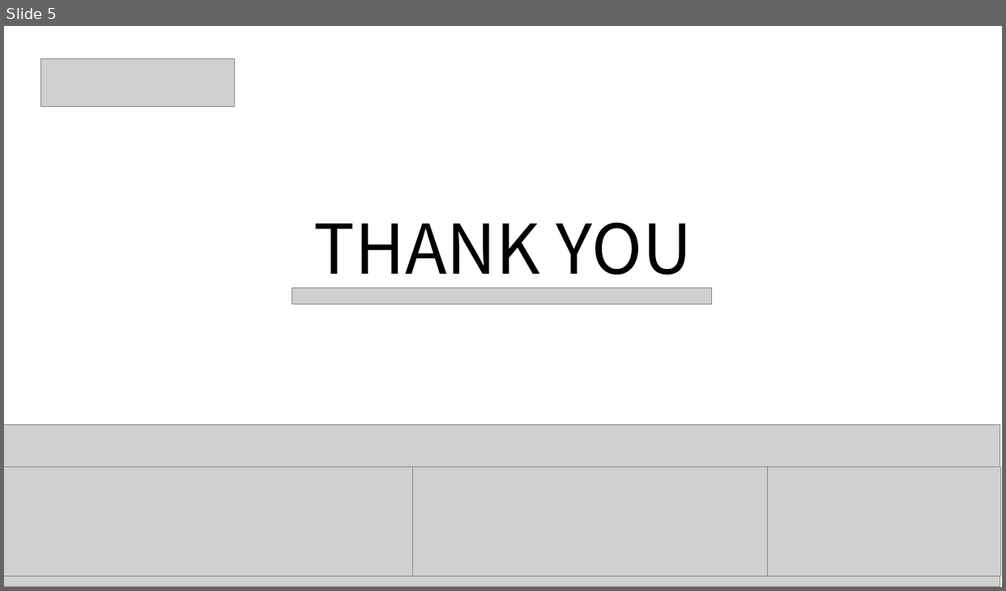
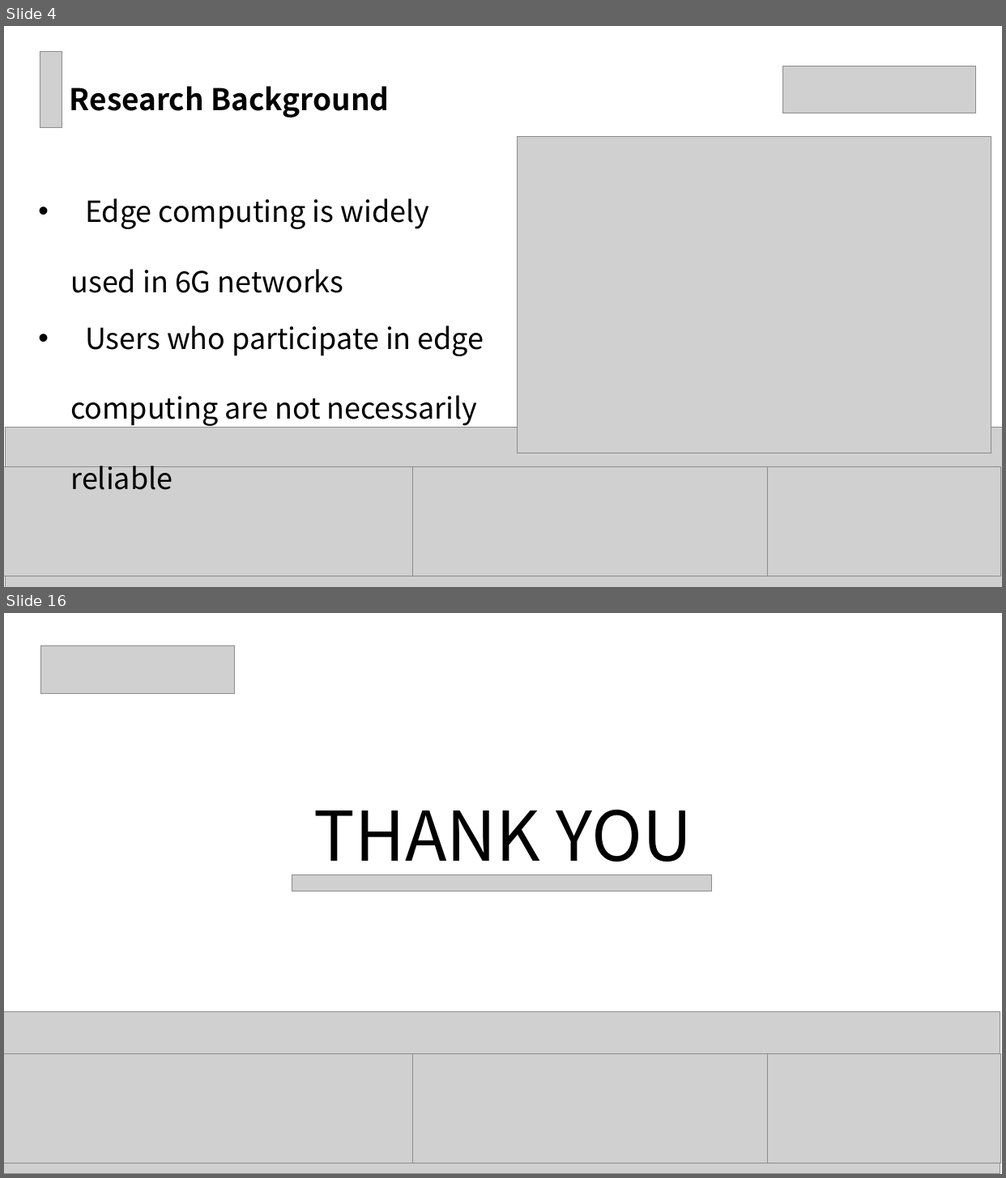
Before and after one commit to TIANGeng708/Graduated_Course, a slide deck: 高级计算机网络与大数据/Homework/homework3/pre.pptx. Shown one above the other, each under a label of ours: slide 5 before the commit, slides 4 and 16 after it; the slides between them are not shown. The pictures are 1006x591 and 1006x1178 pixels, drawn with LibreOffice and Linux fonts; fonts in the diff are those of the drawing; grey boxes stand for pictures. Boxes give left, top, right and bottom in pixels: in the first picture for what was removed or moved away, otherwise in the second. Text is boxed around its words. In the diff, an @@ line names an element or a change of style, - is before the commit and + after.

```diff
--- a/高级计算机网络与大数据/Homework/homework3/pre.pptx
+++ b/高级计算机网络与大数据/Homework/homework3/pre.pptx
@@ slide 4 added at (4,26,1002,587), background #FFFFFF @@
@@ picture added at (40,51,62,128) @@
@@ picture added at (783,66,977,113) @@
@@ title added at (70,86,389,118), 28.8 pt, text #000000, bold @@
+Research Background
@@ picture added at (518,137,991,454) @@
@@ text added at (70,199,429,293), 28 pt, text #000000 @@
+• Edge computing is widely
+used in 6G networks
@@ text added at (70,326,484,490), 28 pt, text #000000 @@
+• Users who participate in edge
+computing are not necessarily
+reliable
@@ picture added at (5,428,1002,587) @@
@@ picture added at (4,467,414,577) @@
@@ picture added at (413,467,767,577) @@
@@ picture added at (768,467,1001,577) @@
@@ what was slide 5 is now slide 16 @@
```
Also in this commit, not shown: 1 slide changed, 13 other slides added, 3 slides removed, 11 other files.
